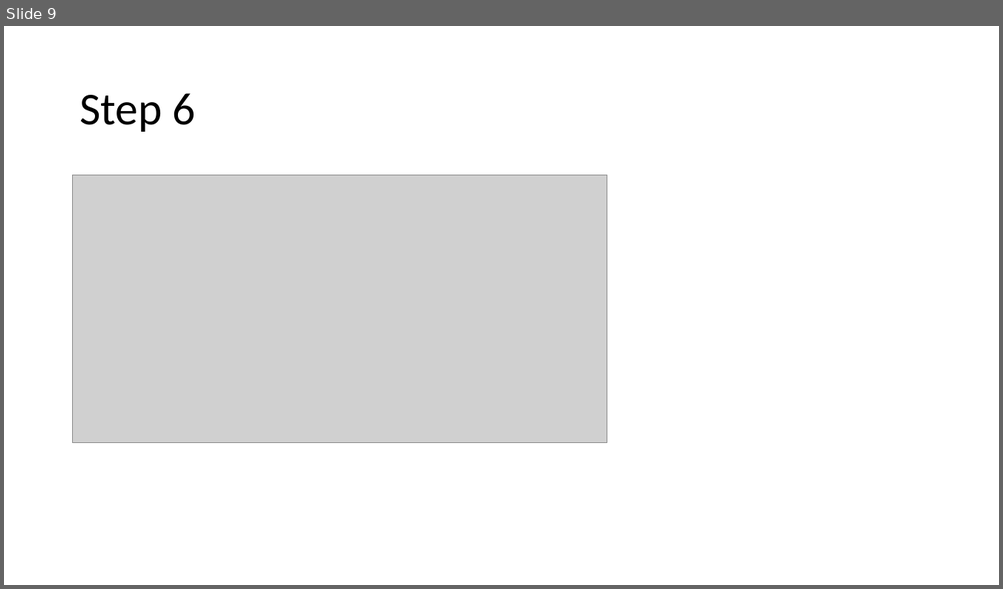
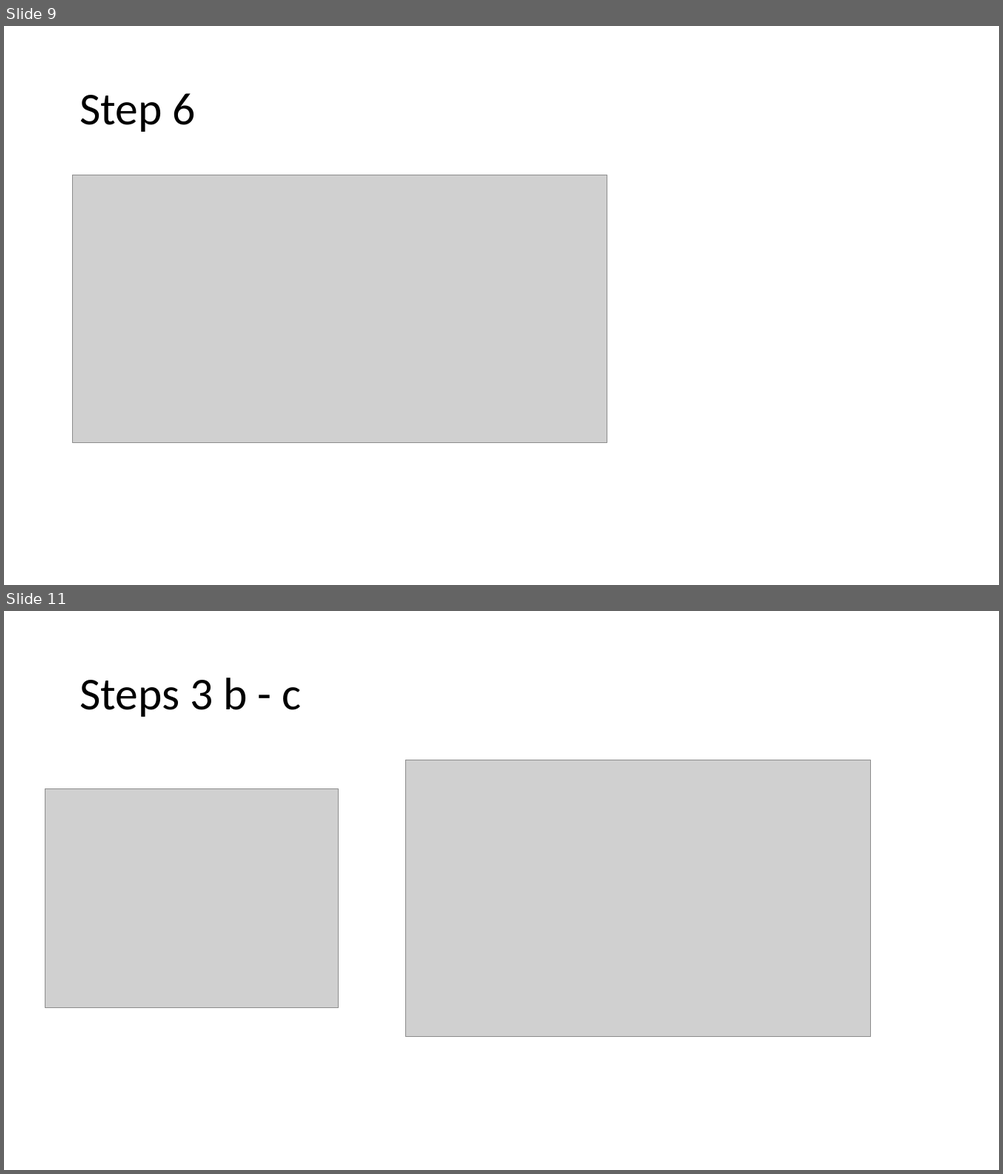
Before and after one commit to llkskl/fbp-cor, a slide deck: MATLAB implementation of filtered backprojection reconstruction for optical.pptx. Shown one above the other, each under a label of ours: slide 9 before the commit, slides 9 and 11 after it; the slides between them are not shown. The pictures are 1003x589 and 1003x1174 pixels, drawn with LibreOffice and Linux fonts; fonts in the diff are those of the drawing; grey boxes stand for pictures. Boxes give left, top, right and bottom in pixels: in the first picture for what was removed or moved away, otherwise in the second. Text is boxed around its words. In the diff, an @@ line names an element or a change of style, - is before the commit and + after.

```diff
--- a/MATLAB implementation of filtered backprojection reconstruction for optical.pptx
+++ b/MATLAB implementation of filtered backprojection reconstruction for optical.pptx
@@ slide 11 added at [4,611,999,1170], background #FFFFFF @@
@@ title added at [79,678,301,717], 44 pt, text #000000 @@
+Steps 3 b - c
@@ picture added at [406,760,871,1037] @@
@@ picture added at [45,789,339,1008] @@
```
Also in this commit, not shown: 1 other slide added, 2 other files.
